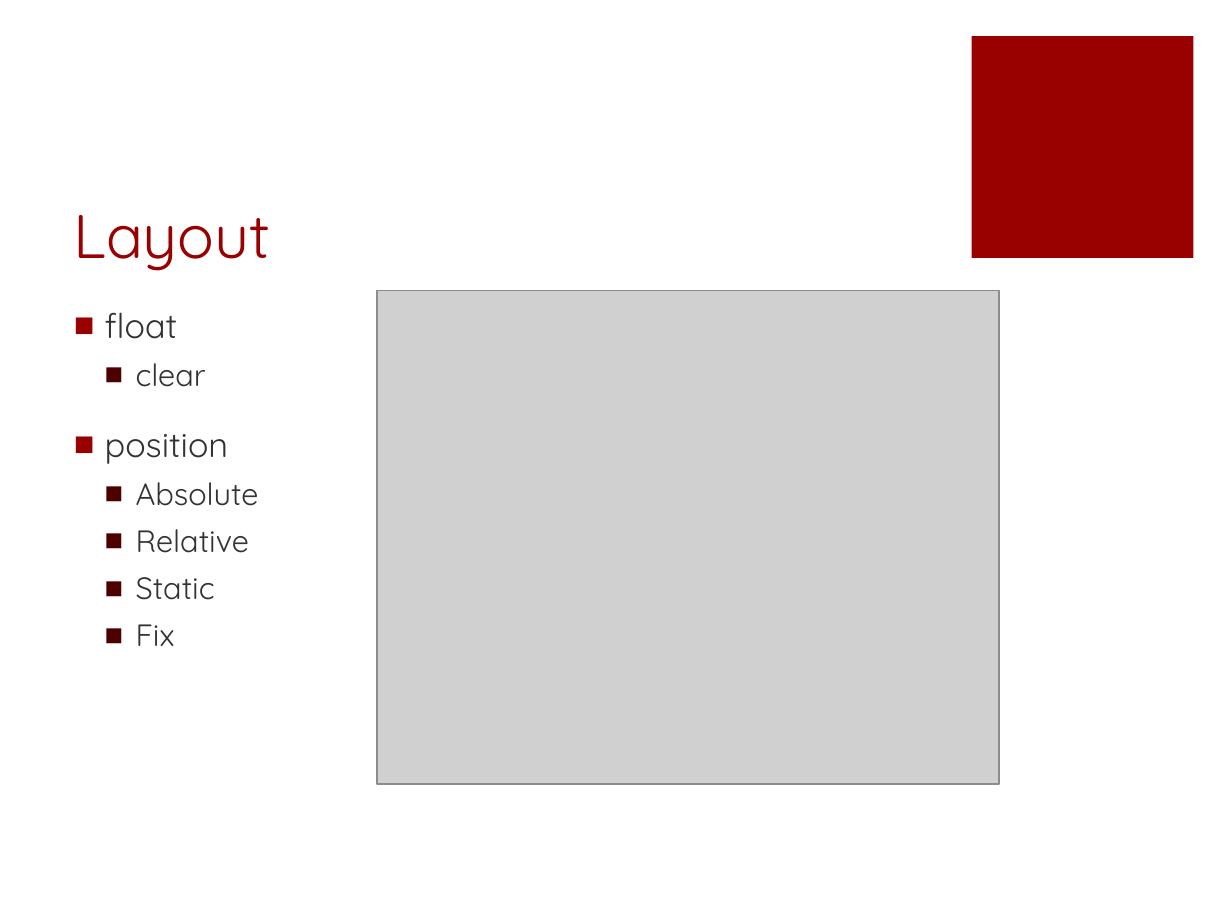
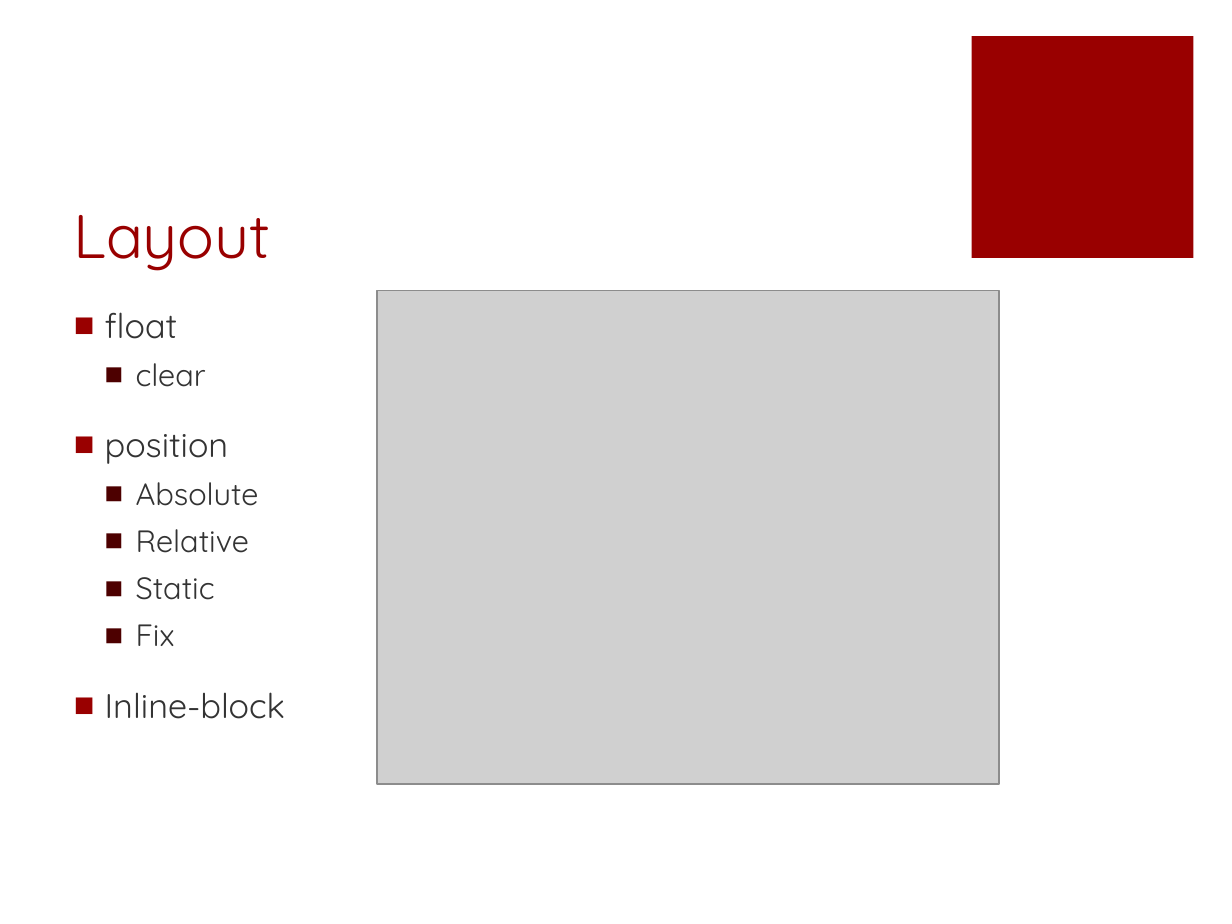
Before and after one commit to fuying/frondendtraining, a slide deck: slide 18 of CSS/CSS.pptx (slide 14 before the commit). Drawn at 1232x924 pixels with LibreOffice and Linux fonts; fonts in the diff are those of the drawing; grey boxes stand for pictures. Boxes give left, top, right and bottom in pixels: in the first picture for what was removed or moved away, otherwise in the second. Text is boxed around its words. In the diff, an @@ line names an element or a change of style, - is before the commit and + after.

```diff
--- a/CSS/CSS.pptx
+++ b/CSS/CSS.pptx
@@ text at (105,692,285,719): paragraph added @@
+■ Inline-block
```
Also in this commit, not shown: 7 other slides changed, 4 slides added.
